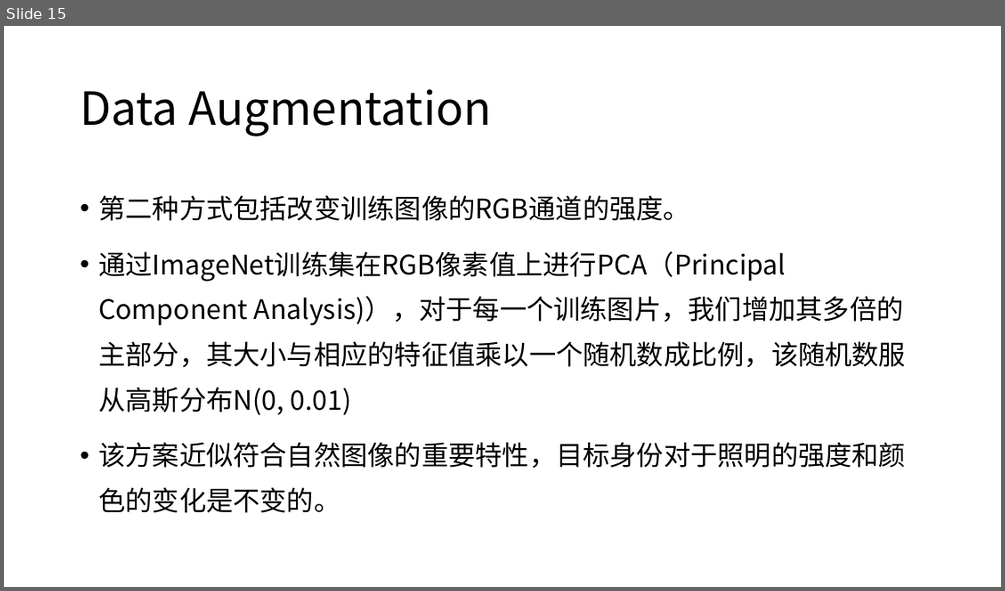
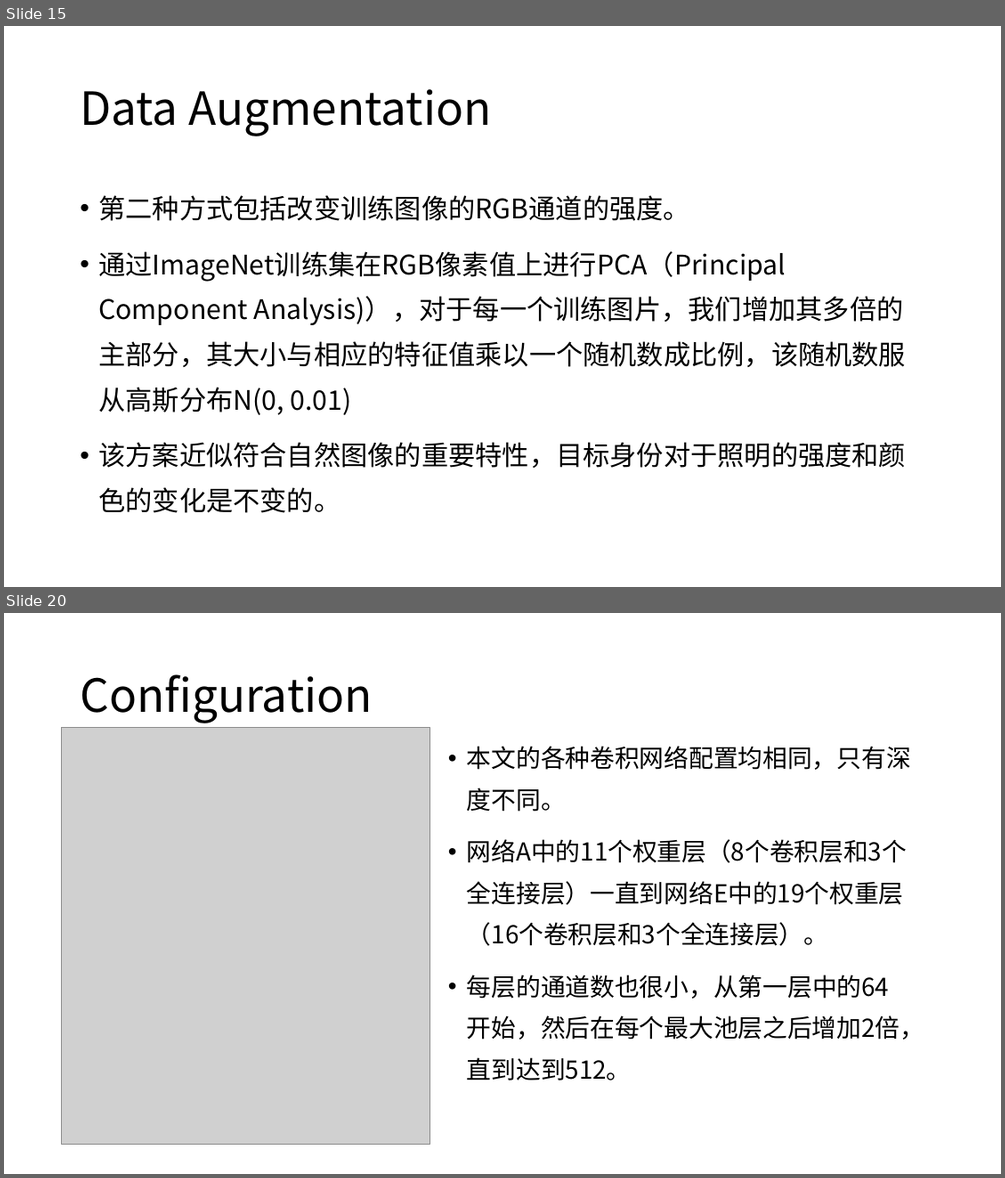
Before and after one commit to XianzhengWU/deeplearning_papernotes, a slide deck: 四篇论文笔记汇总.pptx. Shown one above the other, each under a label of ours: slide 15 before the commit, slides 15 and 20 after it; the slides between them are not shown. The pictures are 1005x591 and 1005x1178 pixels, drawn with LibreOffice and Linux fonts; fonts in the diff are those of the drawing; grey boxes stand for pictures. Boxes give left, top, right and bottom in pixels: in the first picture for what was removed or moved away, otherwise in the second. Text is boxed around its words. In the diff, an @@ line names an element or a change of style, - is before the commit and + after.

```diff
--- a/四篇论文笔记汇总.pptx
+++ b/四篇论文笔记汇总.pptx
@@ slide 20 added at (4,613,1001,1174), background #FFFFFF @@
@@ title added at (80,674,372,723), 44 pt, text #000000 @@
+Configuration
@@ picture added at (62,728,429,1144) @@
@@ text added at (467,746,924,1080), 23.8 pt, text #000000 @@
+• 本文的各种卷积网络配置均相同，只有深度不同。
+• 网络A中的11个权重层（8个卷积层和3个全连接层）一直到网络E中的19个权重层（16个卷积层和3个全连接层）。
+• 每层的通道数也很小，从第一层中的64开始，然后在每个最大池层之后增加2倍，直到达到512。
```
Also in this commit, not shown: 13 other slides added, 5 slides removed, 6 other files.
